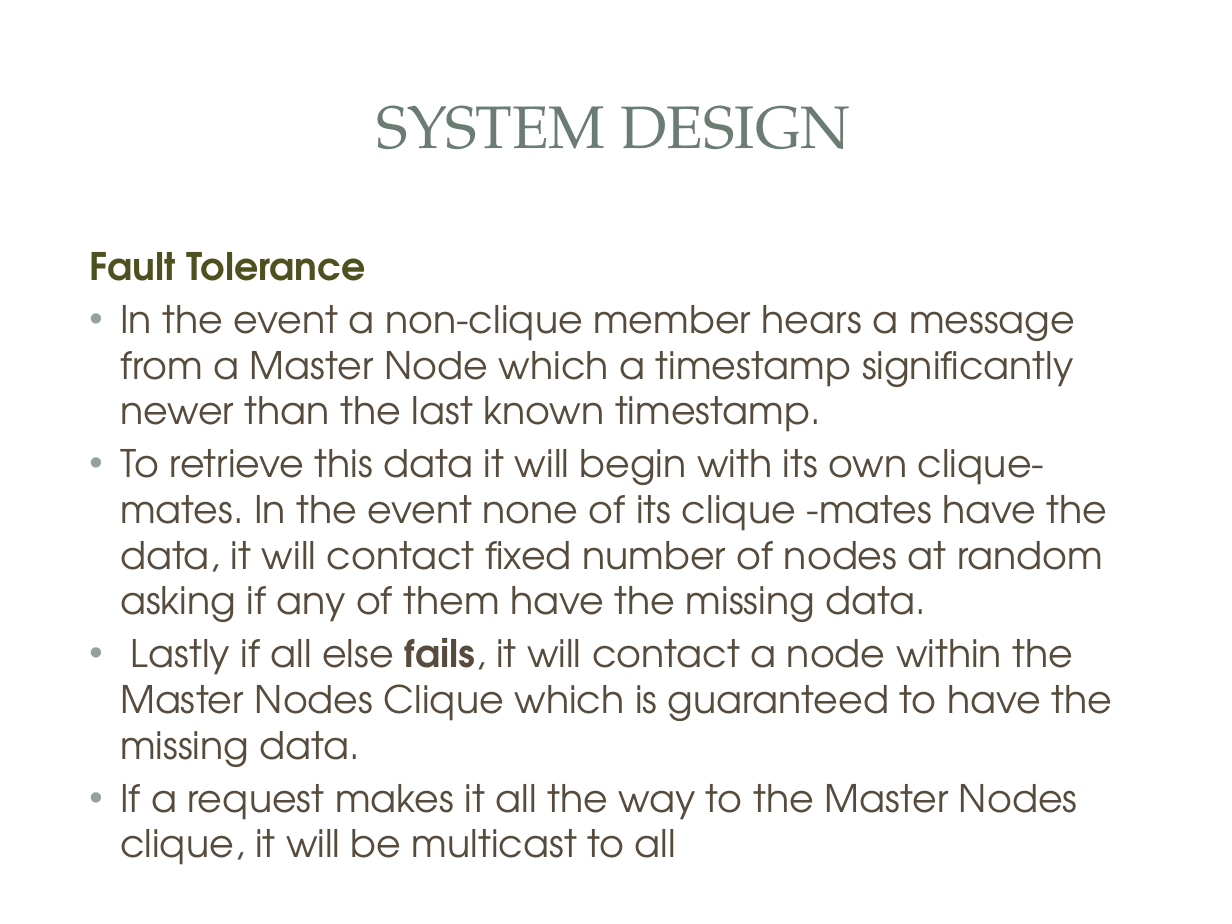
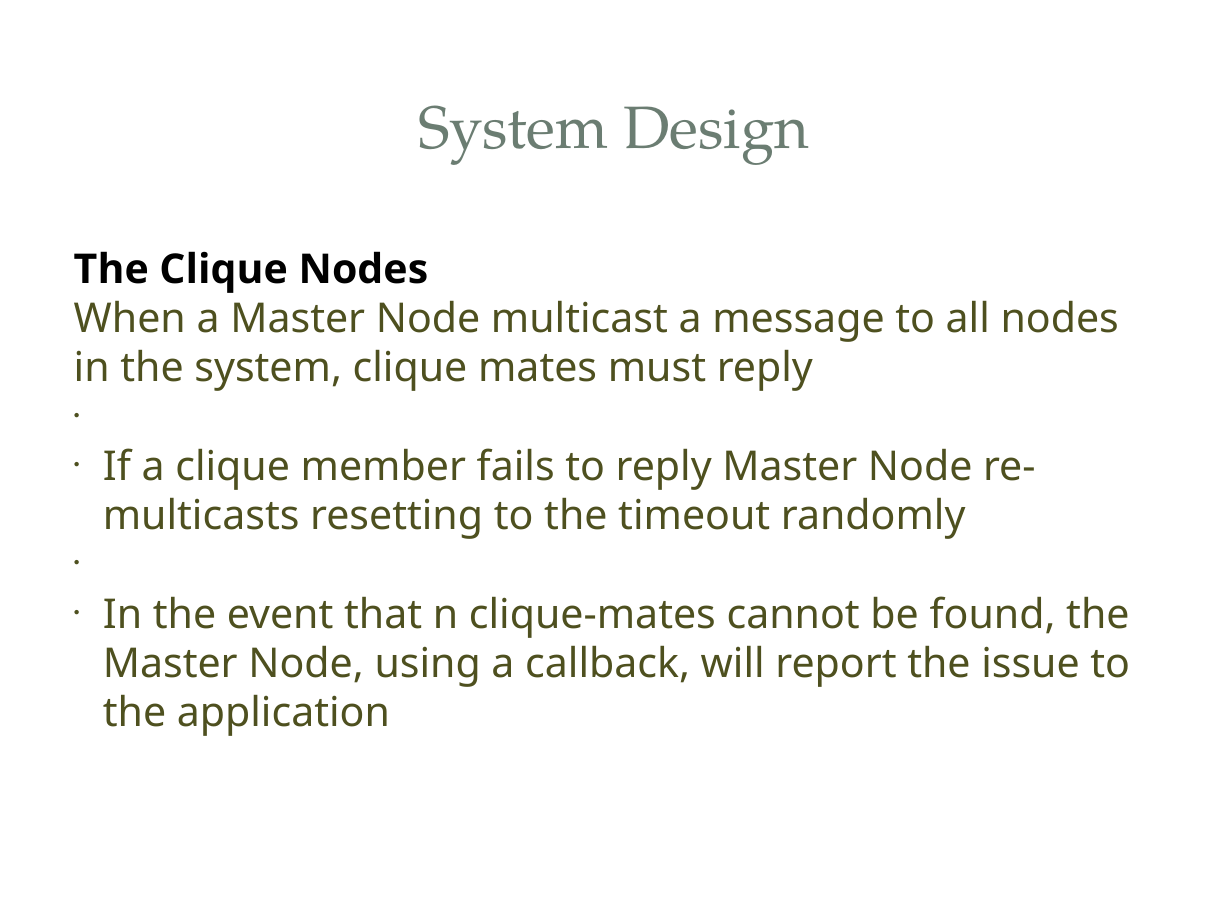
Before and after one commit to aasghari/cse223bFinalProject, a slide deck: slide 5 of finalReport/CSE233BFinalPPT.pptx (slide 10 before the commit). Drawn at 1232x924 pixels with LibreOffice and Linux fonts; fonts in the diff are those of the drawing; background and template pictures are left out. Boxes give left, top, right and bottom in pixels: in the first picture for what was removed or moved away, otherwise in the second. Text is boxed around its words. In the diff, an @@ line names an element or a change of style, - is before the commit and + after.

```diff
--- a/finalReport/CSE233BFinalPPT.pptx
+++ b/finalReport/CSE233BFinalPPT.pptx
@@ rectangle at box(37, 37, 1195, 216): fill #FFFFFF at 83% opacity to #FFFFFF @@
@@ text at box(418, 105, 809, 165): text changed @@
-SYSTEM DESIGN
+System Design
@@ text at box(74, 251, 1130, 736): text changed; size 22.2 to 24 pt; font TeX Gyre Adventor to Noto Sans; text colour #564B3C to #4E501F @@
-Fault Tolerance
-• In the event a non-clique member hears a message from a Master Node which a timestamp significantly newer than the last known timestamp.
-• To retrieve this data it will begin with its own clique-mates. In the event none of its clique -mates have the data, it will contact fixed number of nodes at random asking if any of them have the missing data.
-• Lastly if all else fails, it will contact a node within the Master Nodes Clique which is guaranteed to have the missing data.
-• If a request makes it all the way to the Master Nodes clique, it will be multicast to all
+The Clique Nodes
+● When a Master Node multicast a message to all nodes in the system, clique mates must reply
+● If a clique member fails to reply Master Node re-multicasts resetting to the timeout randomly
+● In the event that n clique-mates cannot be found, the Master Node, using a callback, will report the issue to the application
```
Also in this commit, not shown: 9 other slides changed, 5 slides added, 3 slides removed.
